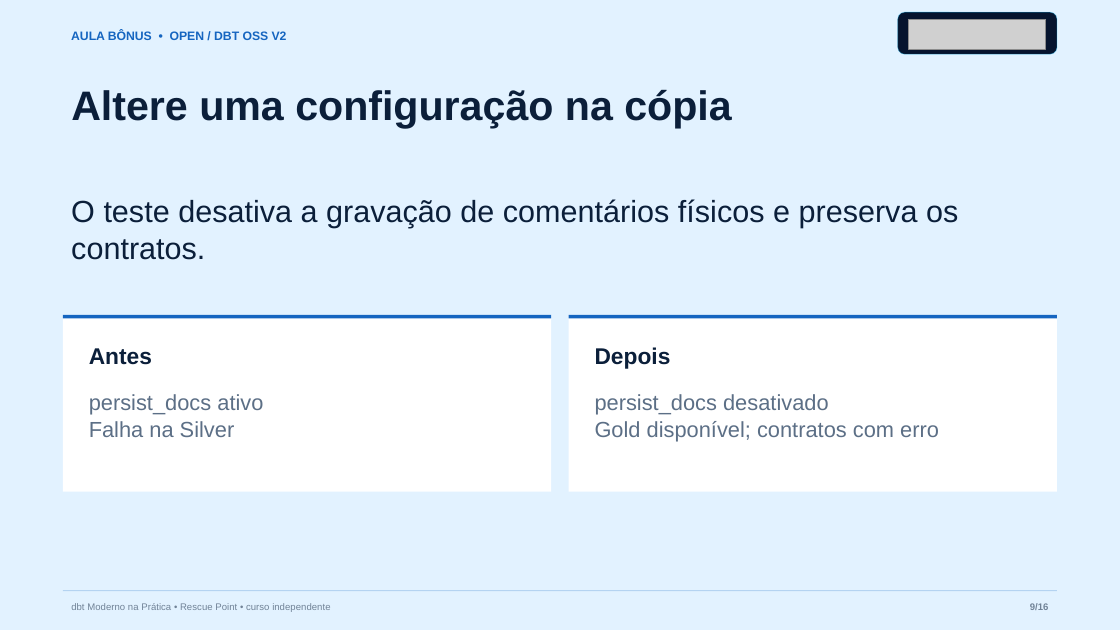
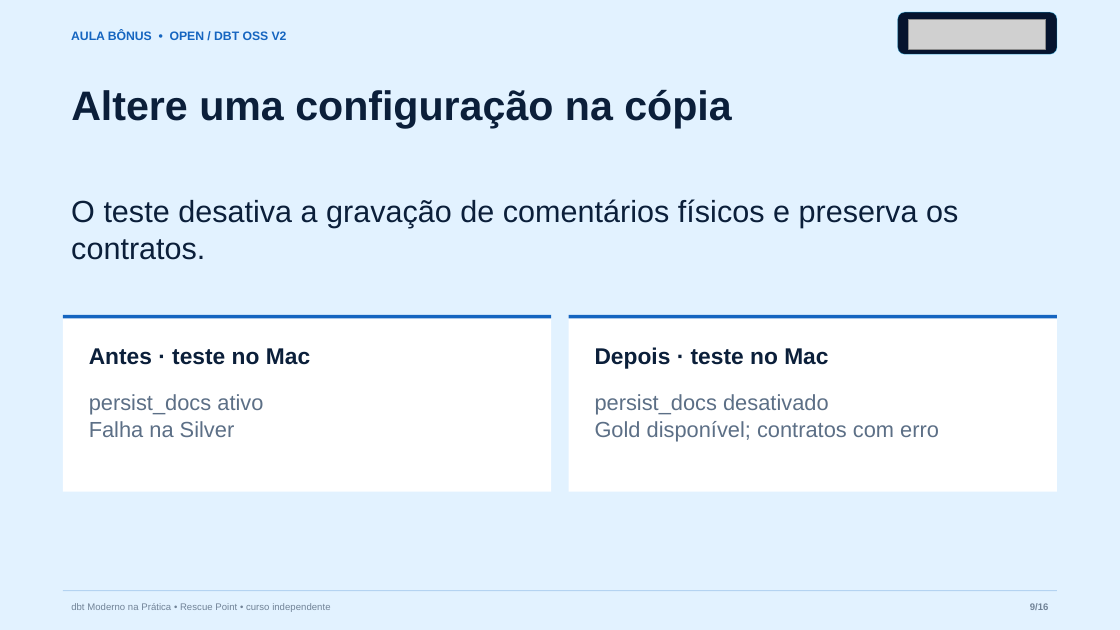
Before and after one commit to AnselmoBorges/dbt-moderno-na-pratica, a slide deck: slide 9 of assets/decks/bonus-migracao-v2.pptx. Drawn at 1120x630 pixels with LibreOffice and Linux fonts; fonts in the diff are those of the drawing; grey boxes stand for pictures. Boxes give left, top, right and bottom in pixels: in the first picture for what was removed or moved away, otherwise in the second. Text is boxed around its words. In the diff, an @@ line names an element or a change of style, - is before the commit and + after.

Commit message:
Isola testes do recorte e documenta a diferença do macOS

```diff
--- a/assets/decks/bonus-migracao-v2.pptx
+++ b/assets/decks/bonus-migracao-v2.pptx
@@ text at (x1=89, y1=348, x2=310, y2=365): text changed @@
-Antes
+Antes · teste no Mac
@@ text at (x1=595, y1=347, x2=828, y2=369): text changed @@
-Depois
+Depois · teste no Mac
```
Also in this commit, not shown: 4 other slides changed, 6 other files.
